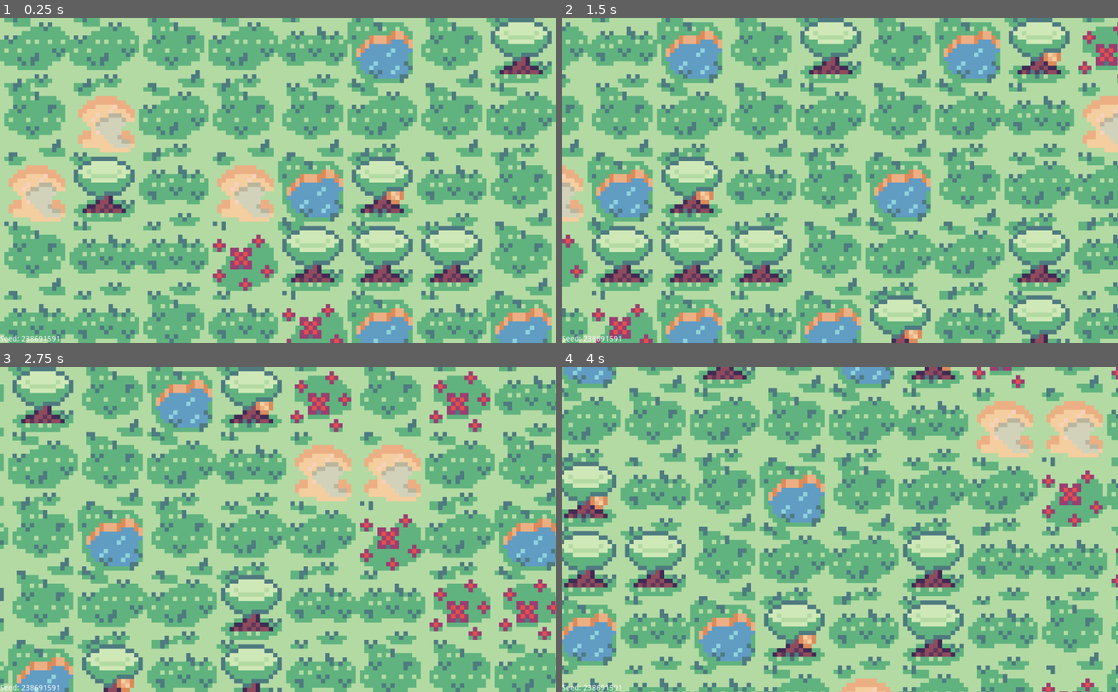
Above: before the commit, frames 1-4 (two rows, left to right).
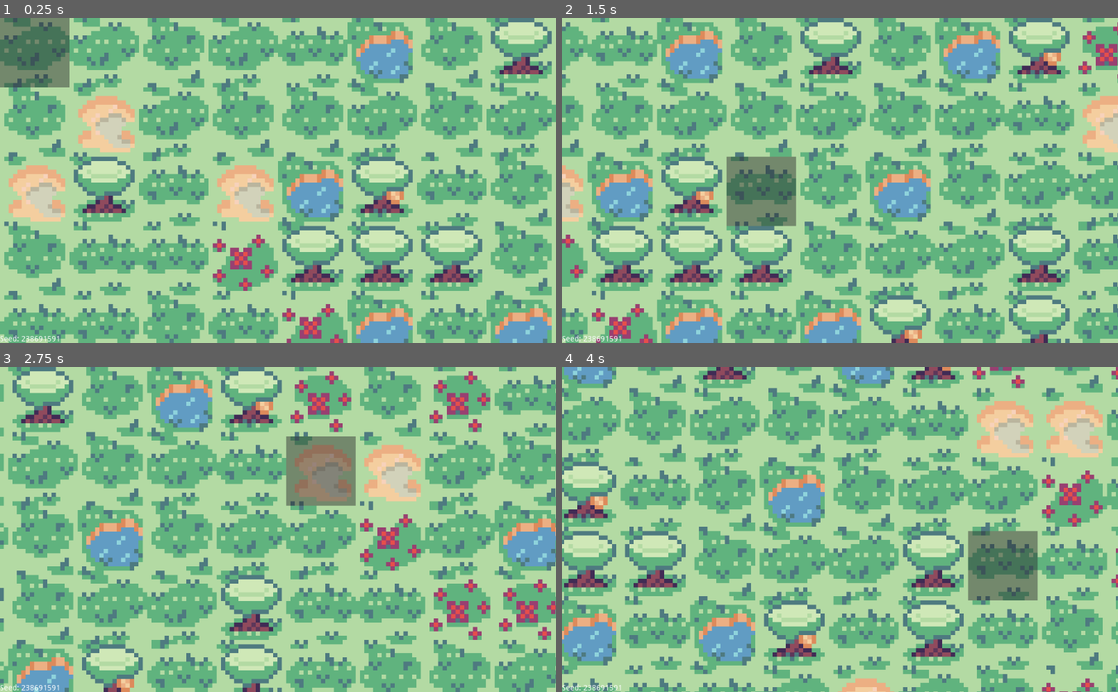
Above: after the commit, the same moments.

Repository: melonbreadjin/formiko
Game: Godot game, scene res://Game.tscn
Same seed, same stepped clock (60 frames per second), same inputs: the game is played once before the commit and once after it.
Inputs (mouse positions are in pixels of both pictures, inside the frame that each line leads up to):
- Up to frame 1 (0.25 s): no input
- Up to frame 2 (1.5 s): tap Enter at 0.5 s; move the mouse to (962, 164) at 0.52 s; hold Right (ui_right) 0.53-1.25 s; click (962, 164) at 0.67 s; drag from (728, 196) to (812, 245) at 1.27 s
- Up to frame 3 (2.75 s): tap Space at 2 s; move the mouse to (333, 458) at 2.02 s; hold Right (ui_right) from 2.03 s (still down); click (333, 458) at 2.17 s
- Up to frame 4 (4 s): release Right (ui_right) at 2.75 s; drag from (812, 594) to (673, 480) at 2.77 s; tap Enter at 3.5 s; move the mouse to (1006, 578) at 3.52 s; hold Left (ui_left) from 3.53 s (still down); click (1006, 578) at 3.67 s

The runs differ from the first frame. In frame 1, 2.7% of the frame differs, in the area x 0-13%, y 0-22%; in frame 2, 2.7%; in frame 3, 2.7%; in frame 4, 2.7%, in the area x 73-86%, y 50-72%.

Commit message:
Fixed camera issues and added tile highlighting

Diff:
--- /dev/null
+++ b/Entities/Unit.tscn
@@ -0,0 +1,9 @@
+[gd_scene load_steps=2 format=2]
+
+[ext_resource path="res://Scripts/Unit.gd" type="Script" id=1]
+
+[node name="Unit" type="Node2D"]
+script = ExtResource( 1 )
+
+[node name="Polygon2D" type="Polygon2D" parent="."]
+polygon = PoolVector2Array( 0, 0, 8, 0, 8, 8, 0, 8 )
--- a/Game.tscn
+++ b/Game.tscn
@@ -163,6 +163,15 @@
 "_edit_use_anchors_": false
 }
 
+[node name="TileHighlight" type="Panel" parent="CanvasLayer"]
+modulate = Color( 1, 1, 1, 0.454902 )
+margin_right = 40.0
+margin_bottom = 40.0
+mouse_filter = 2
+__meta__ = {
+"_edit_use_anchors_": false
+}
+
 [node name="World" type="Node" parent="."]
 
 [node name="TileMap" type="TileMap" parent="World"]
--- a/Scripts/Camera.gd
+++ b/Scripts/Camera.gd
@@ -34,12 +34,14 @@
 	)
 	move_direction = (move_direction - drag_direction).normalized()
 
-	position += move_direction / zoom.x * Globals.CAMERA_MOVESPEED * Globals.BLOCK_SIZE * delta * (Globals.CAMERA_DRAGSPEED if is_camera_dragging else 1.0)
-	position.x = clamp(position.x, limit_left, limit_right - get_viewport().size.x)
-	position.y = clamp(position.y, limit_top, limit_bottom - get_viewport().size.y)
-	drag_direction = Vector2.ZERO
-
 	zoom += zoom_direction * Globals.CAMERA_ZOOMSPEED * delta
 	zoom.x = clamp(zoom.x, Globals.CAMERA_ZOOM_EXTENTS_MIN, Globals.CAMERA_ZOOM_EXTENTS_MAX)
 	zoom.y = clamp(zoom.y, Globals.CAMERA_ZOOM_EXTENTS_MIN, Globals.CAMERA_ZOOM_EXTENTS_MAX)
 	zoom_direction = Vector2.ZERO
+
+	position += move_direction / zoom.x * Globals.CAMERA_MOVESPEED * Globals.BLOCK_SIZE * delta * (Globals.CAMERA_DRAGSPEED if is_camera_dragging else 1.0)
+	position.x = clamp(position.x, limit_left, limit_right - get_viewport().size.x * zoom.x)
+	position.y = clamp(position.y, limit_top, limit_bottom - get_viewport().size.y * zoom.y)
+	drag_direction = Vector2.ZERO
+
+	Globals.emit_signal("highlight_tile", get_local_mouse_position(), position, zoom)
--- a/Scripts/Game.gd
+++ b/Scripts/Game.gd
@@ -20,6 +20,13 @@
 
 	randomize()
 	create_world(randi())
+
+func _unhandled_input(event : InputEvent) -> void:
+	if event is InputEventMouseMotion:
+		var mouse_position : Vector2 = event.position
+
+		Globals.emit_signal("highlight_tile", mouse_position, $Camera.position, $Camera.zoom)
+		print(tilemap.world_to_map((mouse_position * $Camera.zoom + $Camera.position) / tilemap.scale))
 
 func _unhandled_key_input(event : InputEventKey) -> void:
 	if "dev" in Globals.BUILD and event.scancode == KEY_F1 and event.pressed:
--- a/Scripts/Globals.gd
+++ b/Scripts/Globals.gd
@@ -2,13 +2,25 @@
 
 const BUILD = "0.0.1dev"
 
-const BLOCK_SIZE = 128.0
-const CAMERA_MOVESPEED = 5.0
-const CAMERA_DRAGSPEED = 2.0
-const CAMERA_ZOOMSPEED = 4.0
-const CAMERA_ZOOM_EXTENTS_MIN = 0.75
-const CAMERA_ZOOM_EXTENTS_MAX = 1.5
+const BLOCK_SIZE : float = 128.0
+const CAMERA_MOVESPEED : float = 5.0
+const CAMERA_DRAGSPEED : float = 2.0
+const CAMERA_ZOOMSPEED : float = 4.0
+const CAMERA_ZOOM_EXTENTS_MIN : float = 0.75
+const CAMERA_ZOOM_EXTENTS_MAX : float = 1.5
 
+enum unit_type{
+	ANT_WORKER,
+	ANT_SOLDIER,
+	ANT_QUEEN
+}
+
+signal highlight_tile(pos, off, zoom)
 signal update_seed(rnd_seed)
 
 var world_size : Vector2 = Vector2(16, 16)
+var starting_units : Dictionary = {
+	unit_type.ANT_WORKER : 10,
+	unit_type.ANT_SOLDIER : 1,
+	unit_type.ANT_QUEEN : 1
+}
--- a/Scripts/UIHandler.gd
+++ b/Scripts/UIHandler.gd
@@ -4,6 +4,15 @@
 
 func _ready() -> void:
 	_sgn = Globals.connect("update_seed", self, "on_update_seed")
+	_sgn = Globals.connect("highlight_tile", self, "on_highlight_tile")
 
 func on_update_seed(rnd_seed) -> void:
 	$SeedLabel.text = "Seed: %d" % rnd_seed
+
+func on_highlight_tile(pos, off, zoom) -> void:
+	$TileHighlight.rect_position = Vector2(
+		Globals.BLOCK_SIZE / zoom.x * floor((pos.x * zoom.x + fmod(off.x * zoom.x, Globals.BLOCK_SIZE * zoom.x)) / Globals.BLOCK_SIZE / zoom.x) - fmod(off.x / zoom.x, Globals.BLOCK_SIZE / zoom.x),
+		Globals.BLOCK_SIZE / zoom.y * floor((pos.y * zoom.y + fmod(off.y * zoom.y, Globals.BLOCK_SIZE * zoom.y)) / Globals.BLOCK_SIZE / zoom.y) - fmod(off.y / zoom.y, Globals.BLOCK_SIZE / zoom.y)
+	)
+	$TileHighlight.rect_size = Vector2(Globals.BLOCK_SIZE, Globals.BLOCK_SIZE)
+	$TileHighlight.rect_scale = Vector2(1.0 / zoom.x, 1.0 / zoom.y)
--- /dev/null
+++ b/Scripts/Unit.gd
@@ -0,0 +1,7 @@
+extends Node2D
+class_name Unit
+
+var unit_type : int
+
+func _ready() -> void:
+	pass
--- a/project.godot
+++ b/project.godot
@@ -7,6 +7,16 @@
 ;   param=value ; assign values to parameters
 
 config_version=4
+
+_global_script_classes=[ {
+"base": "Node2D",
+"class": "Unit",
+"language": "GDScript",
+"path": "res://Scripts/Unit.gd"
+} ]
+_global_script_class_icons={
+"Unit": ""
+}
 
 [application]
 
